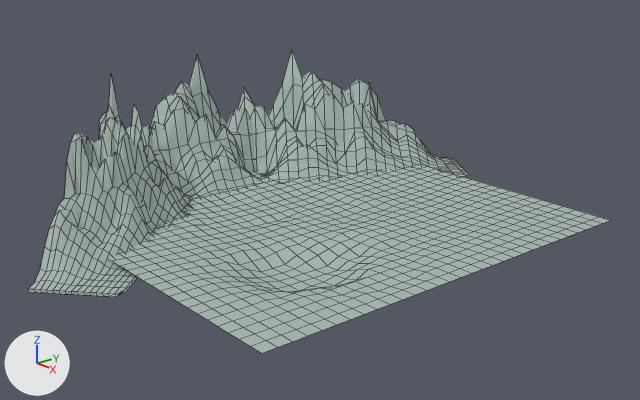
The Blender file 01-Models/landschaft.blend as it was, and as the next commit left it.
Both versions are drawn from a camera (50 mm lens) standing at (57.1, -44.1, 25.8) and looking at (4.4, 0.1, 3.0). Lighting does not change. The marker at lower left points along +X, +Y and +Z. Mesh edges are drawn as thin lines.

In view in the first picture: 'Landscape.009'.
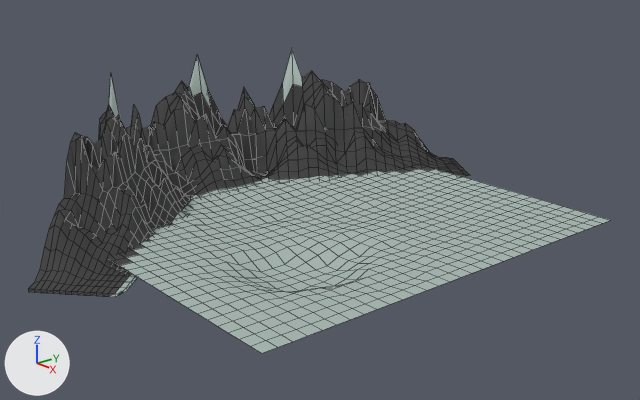
Changed parts and their boxes (x1, y1, x2, y2) in the pictures (640 x 400 px):
part 1 of me_landscape_009, recoloured: (28, 71, 470, 296) in both

Patch to the scene script:
```diff
--- a/01-Models/landschaft.blend.py
+++ b/01-Models/landschaft.blend.py
@@ mat_material_001 @@
+mat_material_001 = diffuse_material('Material.001')
+mat_material_001.base_color = (0.07, 0.07, 0.07)  # dark grey #4b4b4b
@@ me_landscape_009 @@
 me_landscape_009.from_pydata(...)  # 1751 vertices, 1660 faces, 3 loose edges; spans x -0.93..0.97, y -1.32..1.31, z -1.18..0.16
 # used by ob_landscape_009; location = (2.56, 0.07, 1.35); scale = (18.0, 18.0, -9.52)
+# me_landscape_009 part 1: 840 of the faces centred in x -0.91..0.18, y -1.31..1.3, z -0.93..0.06 switch from mat_material to mat_material_001 (dark grey #4b4b4b)
```
